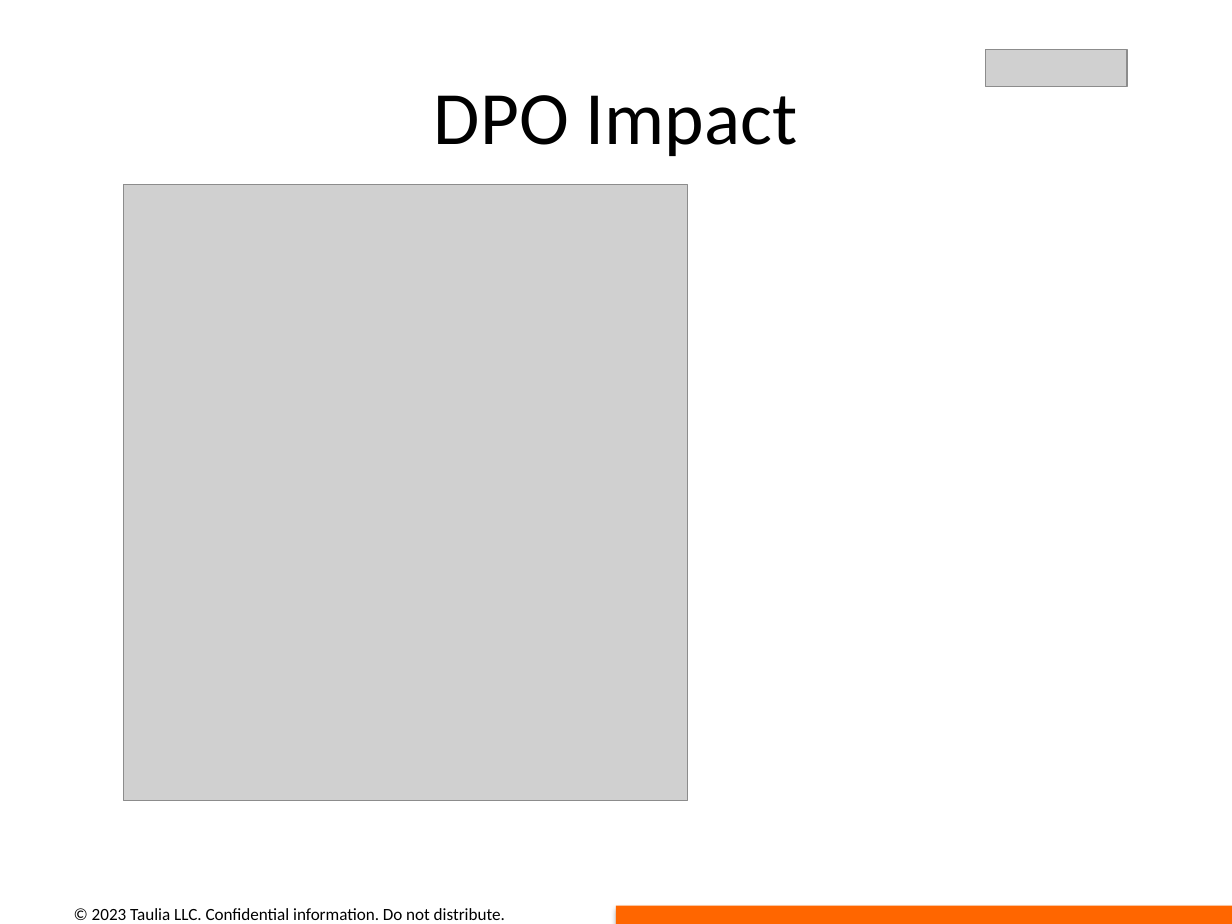
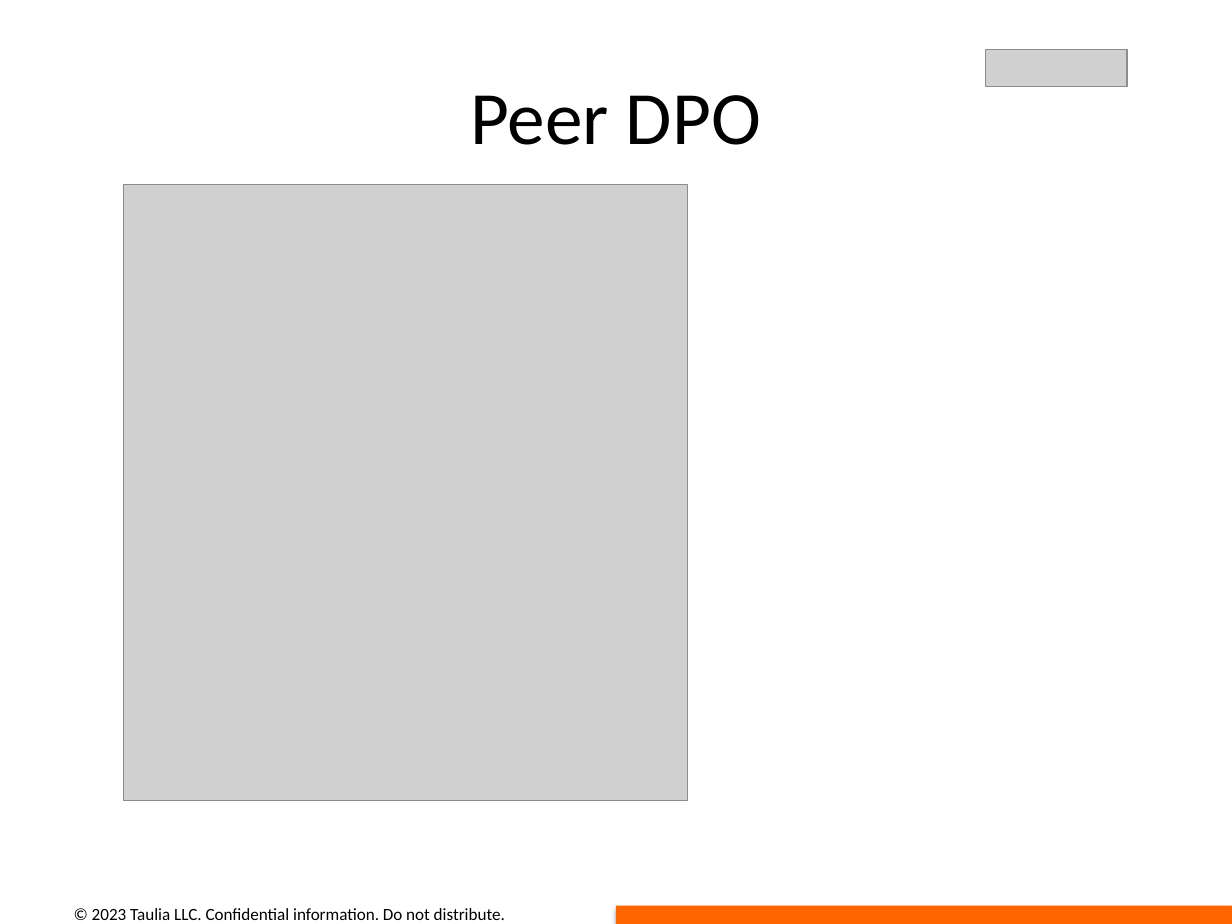
Before and after one commit to dimitarivanov-taulia/opportunity_deck_automation, a slide deck: slide 6 of presentations/output_presentation.pptx (slide 10 before the commit). Drawn at 1232x924 pixels with LibreOffice and Linux fonts; fonts in the diff are those of the drawing; grey boxes stand for pictures. Boxes give left, top, right and bottom in pixels: in the first picture for what was removed or moved away, otherwise in the second. Text is boxed around its words. In the diff, an @@ line names an element or a change of style, - is before the commit and + after.

```diff
--- a/presentations/output_presentation.pptx
+++ b/presentations/output_presentation.pptx
@@ title at (471,95,761,145): text changed @@
-DPO Impact
+Peer DPO
```
Also in this commit, not shown: 4 other slides changed, 13 slides removed, 26 other files.
